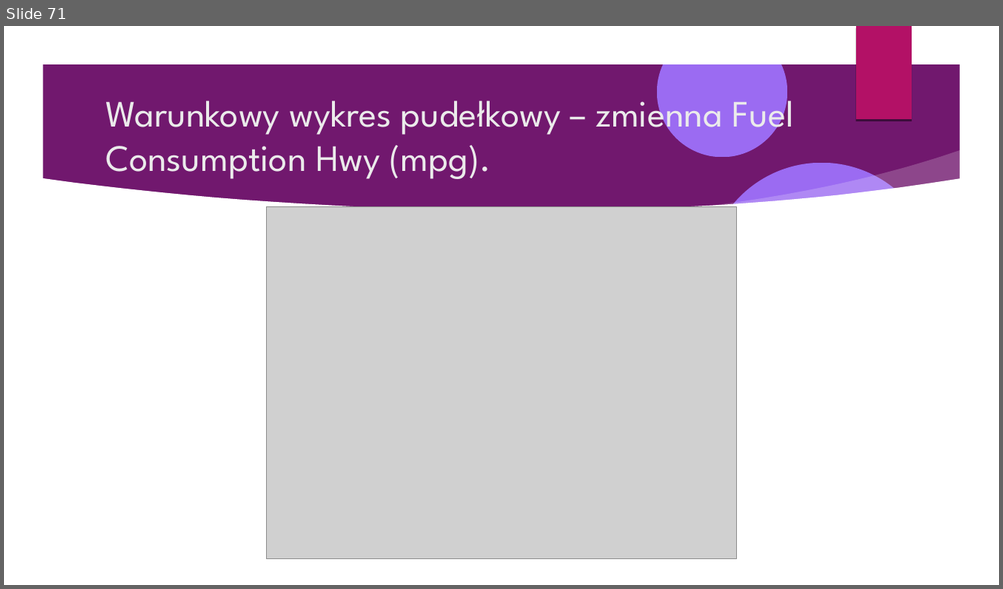
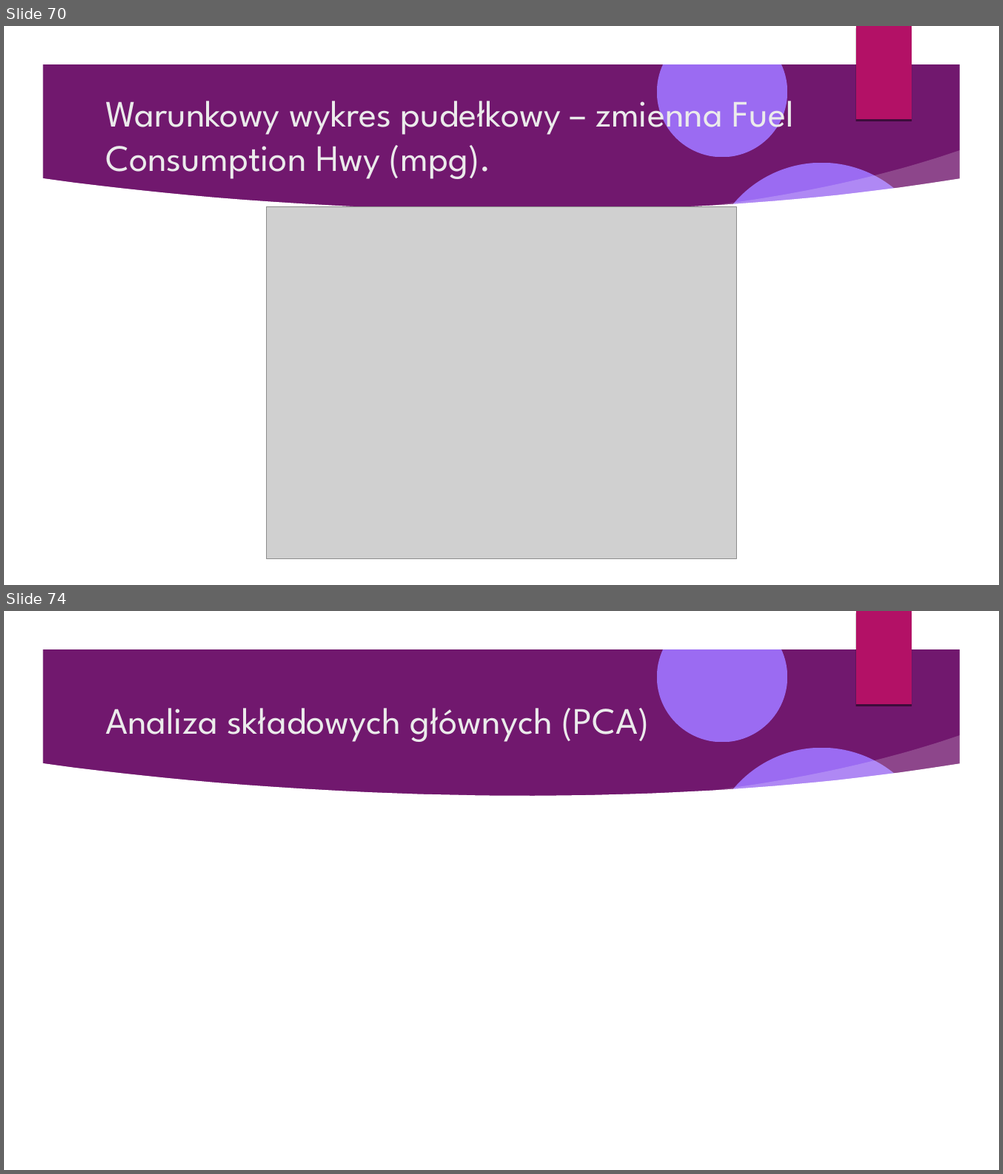
Before and after one commit to Pawel-Tomasz-Nowak/Scientific-collaboration, a slide deck: EmissionAnalysis/Prezentacja projektu.odp. Shown one above the other, each under a label of ours: slide 71 before the commit, slides 70 and 74 after it; the slides between them are not shown. The pictures are 1003x589 and 1003x1174 pixels, drawn with LibreOffice and Linux fonts; fonts in the diff are those of the drawing; grey boxes stand for pictures; background and template pictures are left out. Boxes give left, top, right and bottom in pixels: in the first picture for what was removed or moved away, otherwise in the second. Text is boxed around its words. In the diff, an @@ line names an element or a change of style, - is before the commit and + after.

```diff
--- a/EmissionAnalysis/Prezentacja projektu.odp
+++ b/EmissionAnalysis/Prezentacja projektu.odp
@@ slide 74 added at <box>4,611,999,1170</box>, background picture (left out); not listed: 9 template elements that a slide beside it also shows @@
@@ title added at <box>105,708,649,742</box>, 36 pt, text #EBEBEB @@
+Analiza składowych głównych (PCA)
@@ what was slide 71 is now slide 70 @@
```
Also in this commit, not shown: 4 slides changed, 3 other slides added, 1 slide removed, 3 other files.
